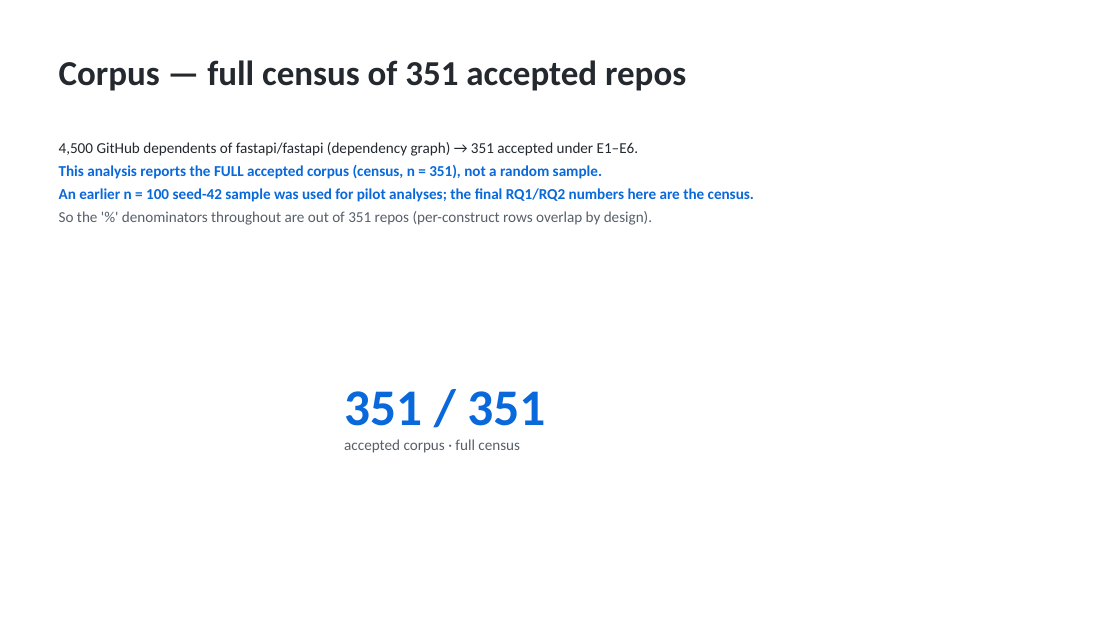
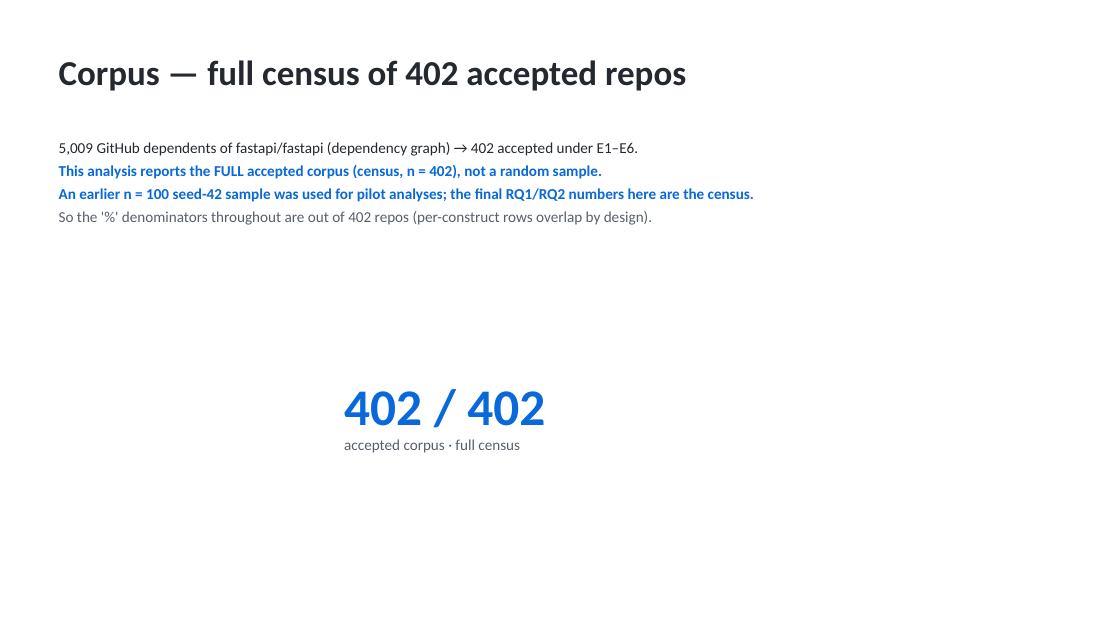
Before and after one commit to codeCrack-01/fastapi-di-empirical-study, a slide deck: slide 9 of analysis/out/fastapi_di_presentation.pptx. Drawn at 1120x630 pixels with LibreOffice and Linux fonts; fonts in the diff are those of the drawing. Boxes give left, top, right and bottom in pixels: in the first picture for what was removed or moved away, otherwise in the second. Text is boxed around its words. In the diff, an @@ line names an element or a change of style, - is before the commit and + after.

```diff
--- a/analysis/out/fastapi_di_presentation.pptx
+++ b/analysis/out/fastapi_di_presentation.pptx
@@ text at (59, 60, 686, 91): text changed @@
-Corpus — full census of 351 accepted repos
+Corpus — full census of 402 accepted repos
@@ text at (59, 142, 638, 179): text changed @@
-4,500 GitHub dependents of fastapi/fastapi (dependency graph) → 351 accepted under E1–E6.
-This analysis reports the FULL accepted corpus (census, n = 351), not a random sample.
+5,009 GitHub dependents of fastapi/fastapi (dependency graph) → 402 accepted under E1–E6.
+This analysis reports the FULL accepted corpus (census, n = 402), not a random sample.
@@ text at (59, 211, 652, 225): text changed @@
-So the '%' denominators throughout are out of 351 repos (per-construct rows overlap by design).
+So the '%' denominators throughout are out of 402 repos (per-construct rows overlap by design).
@@ text at (344, 391, 545, 426): text changed @@
-351 / 351
+402 / 402
```
Also in this commit, not shown: 19 other slides changed, 29 other files.
